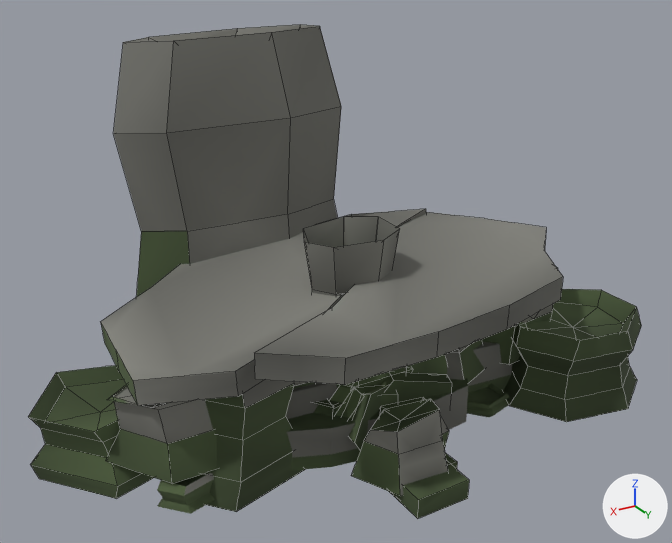
The Blender file source_assets/blender/architecture/SM_Shrine_Vestige.blend, before and after one commit.
Rendered twice from a 50 mm camera at (2.35, 3.78, 2.84) aimed at (-0.11, -0.33, 0.78). Every picture has the same lights, and +X, +Y and +Z are marked at lower right. The picture after the commit comes second. Mesh edges are drawn as thin lines on the coarser meshes.

In view in the first picture: 'SM_Shrine_Bordure_D', 'SM_Shrine_Bordure_G', 'SM_Shrine_Coeur', 'SM_Shrine_Linteau', 'SM_Shrine_Montant_A', 'SM_Shrine_Muret_A', 'SM_Shrine_Muret_B', 'SM_Shrine_Muret_C', 'SM_Shrine_Step'.
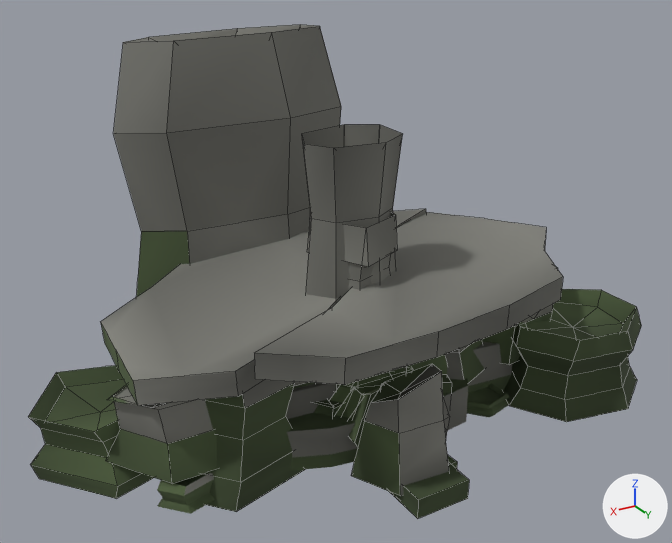
Pixel boxes [x1, y1, x2, y2] of what changed, in the pictures (672 x 543 px; the box of a moved part takes in the faces that stretch with it):
'SM_Shrine_Montant_A', reshaped
    before: [303, 217, 400, 297]
    after: [302, 125, 403, 392]
'SM_Shrine_Bordure_G', reshaped
    before: [351, 399, 469, 519]
    after: [351, 364, 469, 519]
'SM_Shrine_Montant_B', rescaled (not visible before)
    after: [307, 212, 397, 382]
'SM_Shrine_Bordure_D', reshaped (mostly hidden)
    before: [379, 398, 457, 469]
    after: [380, 384, 457, 469]
part 3 of me_sm_shrine_bordure_g, moved or reshaped
    before: [351, 399, 448, 496]
    after: [351, 364, 449, 496]
part 4 of me_sm_shrine_bordure_g, recoloured
    before: [398, 399, 440, 431]
    after: [399, 364, 441, 399]
part 5 of me_sm_shrine_bordure_d, moved or reshaped (mostly hidden)
    before: [379, 398, 449, 451]
    after: [380, 384, 450, 437]

The change, as a diff of the scene's bpy script:
```diff
--- a/source_assets/blender/architecture/SM_Shrine_Vestige.blend.py
+++ b/source_assets/blender/architecture/SM_Shrine_Vestige.blend.py
@@ me_sm_shrine_montant_a @@
 # used by ob_sm_shrine_montant_a; location = (0.0, 0.0, 0.0)
-me_sm_shrine_montant_a.from_pydata(...)  # 113 vertices, 43 faces; spans x -0.31..0.335, y -0.246..0.245, z 0.0..1.152
+me_sm_shrine_montant_a.from_pydata(...)  # 113 vertices, 43 faces; spans x -0.31..0.335, y -0.246..0.245, z 0.0..1.651
+# me_sm_shrine_montant_a part 1: the whole mesh is multiplied about the mesh origin by the matrix ((1.0, 0.0, 0.0), (0.0, 1.0, 0.0), (0.0, 0.0, 1.433))
 me_sm_shrine_montant_a.materials.append(mat_mat_shrine_stone)
@@ me_sm_shrine_montant_b @@
 # used by ob_sm_shrine_montant_b; location = (0.0, 0.0, 0.0)
-me_sm_shrine_montant_b.from_pydata(...)  # 81 vertices, 31 faces; spans x -0.233..0.266, y -0.268..0.264, z 0.0..0.843
+me_sm_shrine_montant_b.from_pydata(...)  # 81 vertices, 31 faces; spans x -0.233..0.266, y -0.268..0.264, z 0.0..1.256
+# me_sm_shrine_montant_b part 2: the whole mesh is scaled about the mesh origin by (1, 1, 1.49)
 me_sm_shrine_montant_b.materials.append(mat_mat_shrine_stone)
@@ me_sm_shrine_bordure_g @@
 # used by ob_sm_shrine_bordure_g; location = (0.0, 0.0, 0.0)
-me_sm_shrine_bordure_g.from_pydata(...)  # 194 vertices, 72 faces; spans x -0.21..0.29, y -0.88..0.88, z 0.0..0.44
+me_sm_shrine_bordure_g.from_pydata(...)  # 198 vertices, 60 faces; spans x -0.21..0.29, y -0.88..0.88, z 0.0..0.65
+# me_sm_shrine_bordure_g part 3: 57 vertices moved from x -0.2..0.27, y -0.79..0.76, z 0.11..0.44 to x -0.2..0.27, y -0.79..0.76, z 0.13..0.65; 60 vertices removed from x -0.18..0.21, y -0.75..0.72, z 0.2..0.29; 64 vertices added at x -0.18..0.21, y -0.75..0.72, z 0.28..0.42
+# me_sm_shrine_bordure_g part 4: 3 faces spanning x -0.19..0.15, y -0.88..0.88, z 0.0..0.65 switch from mat_mat_shrine_moss to mat_mat_shrine_stone
@@ me_sm_shrine_bordure_d @@
 # used by ob_sm_shrine_bordure_d; location = (0.0, 0.0, 0.0)
-me_sm_shrine_bordure_d.from_pydata(...)  # 208 vertices, 80 faces; spans x -0.256..0.213, y -0.725..0.725, z 0.0..0.324
+me_sm_shrine_bordure_d.from_pydata(...)  # 172 vertices, 94 faces; spans x -0.256..0.213, y -0.725..0.725, z 0.0..0.468
+# me_sm_shrine_bordure_d part 5
+# 101 vertices are removed from x -0.238..0.202, y -0.673..0.661, z 0.111..0.324
+# 71 faces are deleted
+# 5 vertices in x -0.246..0.213, y -0.684..-0.329, z 0.17 move by (0.0, 0.0, 0.057)
+# 5 vertices in x -0.191..0.144, y -0.15..0.134, z 0.191 move by (0.0, 0.0, 0.07)
+# 5 vertices in x -0.233..0.202, y -0.675..-0.333, z 0.134 move by (0.0, 0.0, 0.037)
+# 5 vertices in x -0.221..0.19, y -0.665..-0.338, z 0.097 move by (0.0, 0.0, 0.019)
+# 5 vertices in x -0.212..0.166, y -0.166..0.147, z 0.147 move by (0.0, 0.0, 0.047)
+# 5 vertices in x -0.234..0.188, y -0.183..0.16, z 0.104 move by (0.0, 0.0, 0.023)
+# 65 vertices are added at x -0.238..0.202, y -0.673..0.661, z 0.139..0.468
+# 35 new faces join them, mat_mat_shrine_moss
+# 50 new faces join them, mat_mat_shrine_stone
 me_sm_shrine_bordure_d.materials.append(mat_mat_shrine_stone)
```
